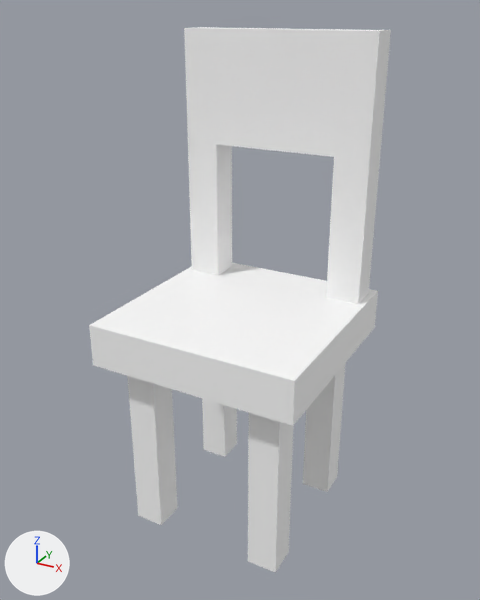
The glTF model assets/synty/simple_fantasy_interiors/models/SM_Prop_Chair_06.glb, before and after one commit.
Rendered twice from a 50 mm lens placed at (0.0126, -0.023, 0.022), pointed at (-0.0001, -0.0001, 0.0105). Every picture has the same lights, and +X, +Y and +Z are marked at lower left.

Before the edit, the objects in view are built like this:
```python
mat_lambert1 = principled_material('lambert1')
mat_lambert1.base_color = (1.0, 1.0, 1.0)  # white #ffffff
mat_lambert1.roughness = 0.553
me_mesh = bpy.data.meshes.new('Mesh')
me_mesh.from_pydata(...)  # 56 vertices, 76 faces; spans x -0.0046..0.0046, y -0.0046..0.0046, z 0.0..0.0212
me_mesh.materials.append(mat_lambert1)  # white #ffffff
ob_sm_prop_seat_02 = bpy.data.objects.new('SM_Prop_Seat_02', me_mesh)
ob_sm_prop_seat_02.location = (0.0, 0.0, 0.0)
```
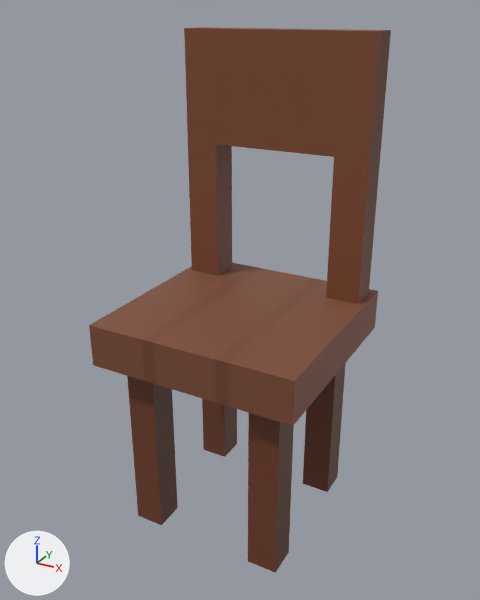
Pixel boxes (x1, y1, x2, y2) of what changed, in the pictures (480 x 600 px):
'SM_Prop_Seat_02', surface changed (white to brown): (89, 27, 391, 573) in both

What the commit changed:
Picture 'SimpleFantasyInteriorsTexture' (img_simplefantasyinteriorstexture) is new.
In material 'lambert1' (mat_lambert1), base_color is no longer (1.0, 1.0, 1.0), white #ffffff.
In material 'lambert1' (mat_lambert1), texture is now set to img_simplefantasyinteriorstexture.
